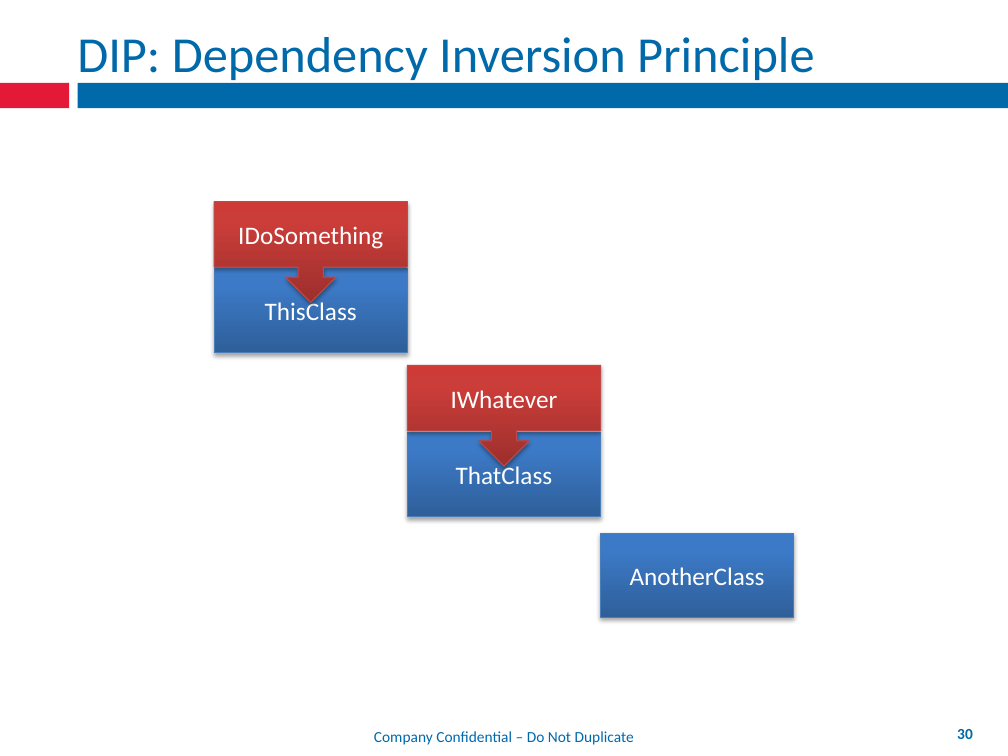
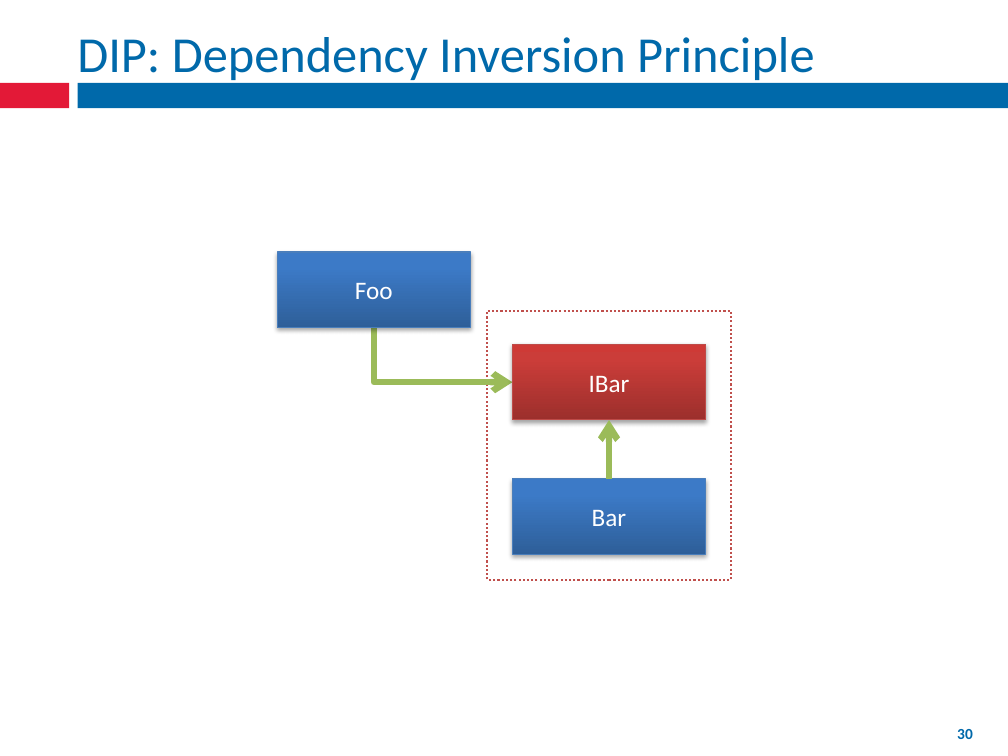
Before and after one commit to mxriverlynn/presentations-and-training, a slide deck: slide 30 of SOLID Principles - Step By Step Code/SOLID Principles Presentation.pptx. Drawn at 1008x756 pixels with LibreOffice and Linux fonts; fonts in the diff are those of the drawing; background and template pictures are left out. Boxes give left, top, right and bottom in pixels: in the first picture for what was removed or moved away, otherwise in the second. Text is boxed around its words. In the diff, an @@ line names an element or a change of style, - is before the commit and + after.

```diff
--- a/SOLID Principles - Step By Step Code/SOLID Principles Presentation.pptx
+++ b/SOLID Principles - Step By Step Code/SOLID Principles Presentation.pptx
@@ group added at [277,252,731,580]: 4 rectangles, 2 elbow arrows @@
+IBar
+Foo
+Bar
@@ group removed at [214,202,794,617]: 3 rectangles, 2 down arrow callouts @@
-ThatClass
-IWhatever
-ThisClass
-IDoSomething
-AnotherClass
@@ rectangle added at [277,723,731,748], fill #FFFFFF, outline #FFFFFF 2 pt @@
```
Also in this commit, not shown: 22 other slides changed, 1 slide added, 2 slides removed.
